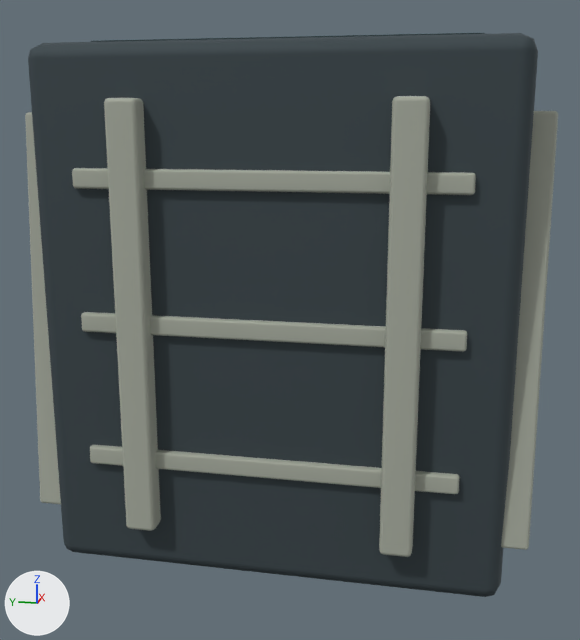
A saved change to the glTF model godot/campaign/art/structures/gate-shaft-0.glb.
The view is the same before and after, from a 50 mm lens placed at (-1.787, -0.31, 0.855), pointed at (-0.029, 0.042, 0.416). The axes (+X, +Y, +Z) are drawn at lower left. The lights are the same throughout. The first picture is the older version. Where no turn or scale is listed for an object, it has been applied to the vertices. Vertices at exactly the same position are counted once.

The scene before the commit, as lines of its bpy script (objects in view):
```python
me_cube = bpy.data.meshes.new('Cube')
me_cube.from_pydata(...)  # 56 vertices, 108 faces; spans x -0.45..0.45, y -0.43..0.43, z 0.01..0.99
me_cube.materials.append(mat_gate_0)  # greyish cyan #49555a
me_cube_002 = bpy.data.meshes.new('Cube.002')
me_cube_002.from_pydata(...)  # 1120 vertices, 2160 faces; spans x -0.487..0.487, y -0.488..0.488, z 0.105..0.895
me_cube_002.materials.append(mat_gate_1)  # grey #abb0a3
ob_gate_0 = bpy.data.objects.new('gate_0', me_cube)
ob_gate_0.location = (0.0, 0.0, 0.0)
ob_gate_1 = bpy.data.objects.new('gate_1', me_cube_002)
ob_gate_1.location = (0.0, 0.0, 0.0)
```
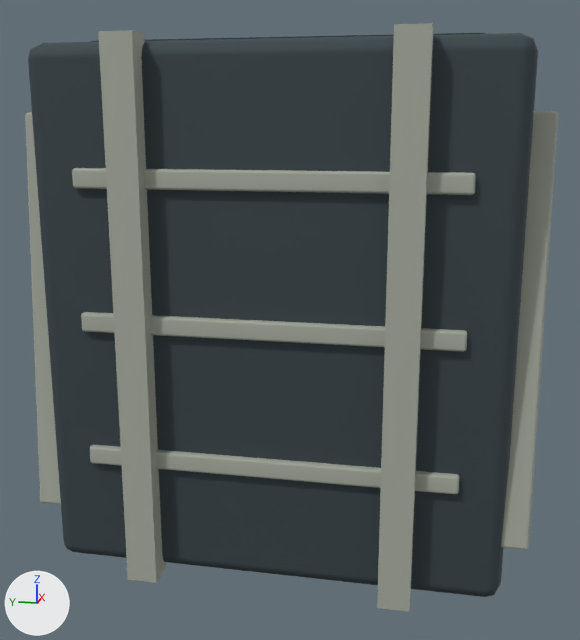
Changed parts and their boxes (x1, y1, x2, y2) in the pictures (580 x 640 px):
```json
{"object": "gate_1", "change": "reshaped", "before": [25, 96, 558, 557], "after": [25, 23, 558, 612], "on screen": "28% taller"}
{"part": 1, "of": "me_cube_002", "change": "added", "after": [377, 23, 434, 612]}
{"part": 2, "of": "me_cube_002", "change": "built on", "before": [104, 98, 161, 531], "after": [98, 30, 166, 583]}
```

The change, as JSON lines over the scene's bpy script:
```json
{"block": "me_cube_002", "where": "# used by ob_gate_1; location = (0.0, 0.0, 0.0)"}
{"op": "remove", "block": "me_cube_002", "code": "me_cube_002.from_pydata(...)  # 1120 vertices, 2160 faces; spans x -0.487..0.487, y -0.488..0.488, z 0.105..0.895"}
{"op": "add", "block": "me_cube_002", "code": "me_cube_002.from_pydata(...)  # 928 vertices, 1776 faces; spans x -0.487..0.487, y -0.488..0.488, z 0.0..1.0"}
{"block": "me_cube_002", "change": "me_cube_002 part 1: a new loose piece, a box spanning x -0.487..-0.433, y -0.269..-0.211, z 0.0..1.0, in mat_gate_1 (grey #abb0a3)"}
{"block": "me_cube_002", "change": "me_cube_002 part 2"}
{"block": "me_cube_002", "change": "54 vertices are removed from x -0.487..-0.433, y 0.211..0.269, z 0.105..0.895"}
{"block": "me_cube_002", "change": "108 faces are deleted"}
{"block": "me_cube_002", "change": "2 vertices move from x -0.484..-0.479, y 0.261..0.266, z 0.105..0.108 to x -0.487..-0.433, y 0.211..0.269, z 0.0"}
{"block": "me_cube_002", "change": "6 vertices are added at (-0.487, 0.269, 0.0), (-0.487, 0.269, 1.0), (-0.487, 0.211, 1.0), (-0.433, 0.211, 0.0), (-0.433, 0.269, 1.0), (-0.433, 0.211, 1.0)"}
{"block": "me_cube_002", "change": "12 new faces join them"}
{"block": "me_cube_002", "change": "other edits to the shape of me_cube_002 do not show in these pictures"}
```
